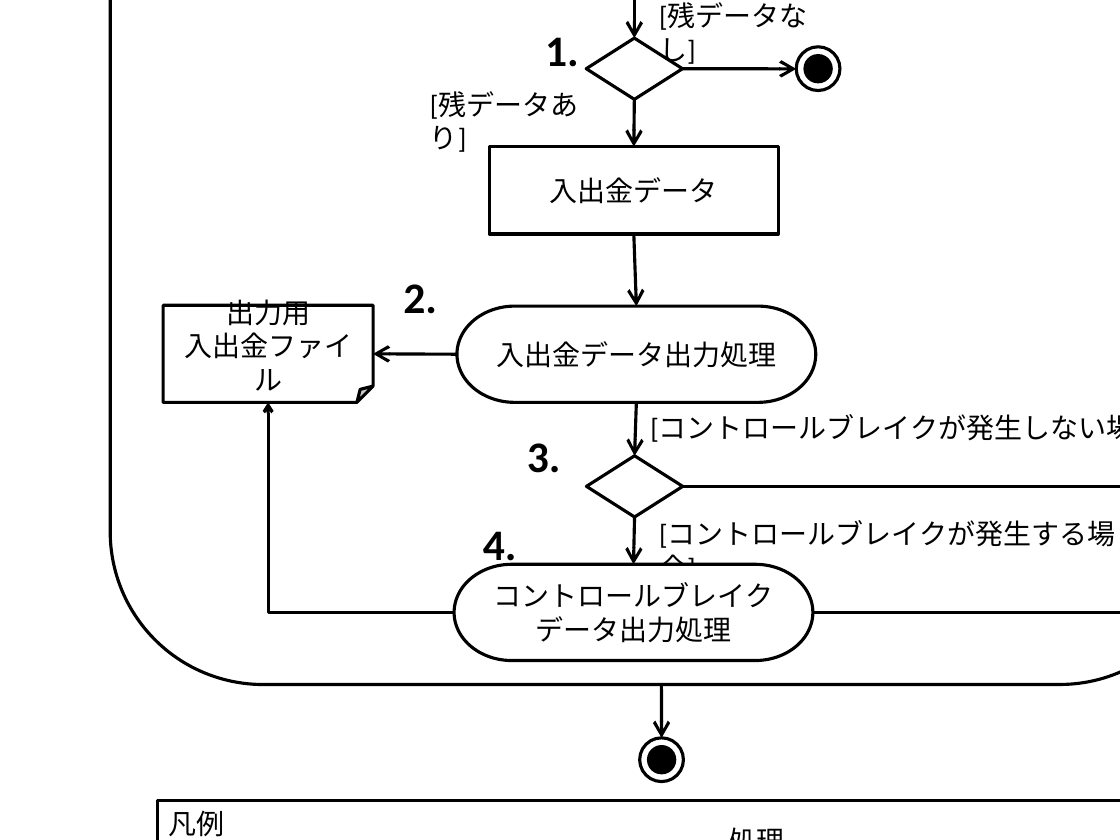
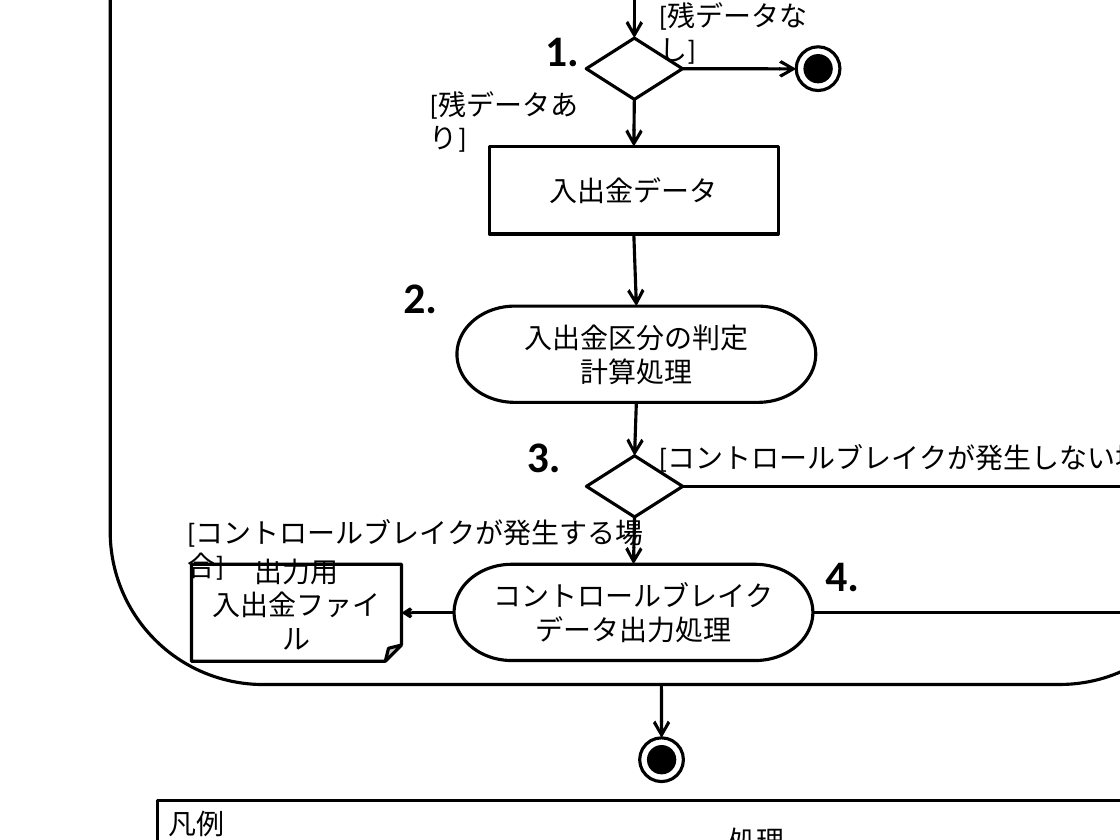
Before and after one commit to terasoluna-batch/terasoluna-doc, a slide deck: slide 6 of tutorial/素材/figures.pptx. Drawn at 1120x840 pixels with LibreOffice and Linux fonts; fonts in the diff are those of the drawing. Boxes give left, top, right and bottom in pixels: in the first picture for what was removed or moved away, otherwise in the second. Text is boxed around its words. In the diff, an @@ line names an element or a change of style, - is before the commit and + after.

```diff
--- a/tutorial/素材/figures.pptx
+++ b/tutorial/素材/figures.pptx
@@ text in pill shape at (x1=524, y1=324, x2=748, y2=385): text changed @@
-入出金データ出力処理
+入出金区分の判定
+計算処理
@@ arrow removed from (457, 354) to (373, 354) @@
@@ text "[コントロールブレイクが発生しない場合]" rewrapped from (x1=650, y1=415, x2=1120, y2=442) to (x1=659, y1=445, x2=1120, y2=475) @@
@@ text "[コントロールブレイクが発生する場合]" moved from (x1=659, y1=521, x2=1115, y2=548) to (x1=187, y1=520, x2=643, y2=550) @@
@@ folded corner "出力用" moved from (x1=164, y1=306, x2=374, y2=403) to (x1=192, y1=564, x2=402, y2=662) @@
@@ text "4." rewrapped from (x1=483, y1=531, x2=517, y2=571) to (x1=825, y1=562, x2=859, y2=592) @@
@@ elbow arrow moved from (455, 613) - (268, 402) to (455, 613) - (401, 613) @@
```
Also in this commit, not shown: 4 other files.
